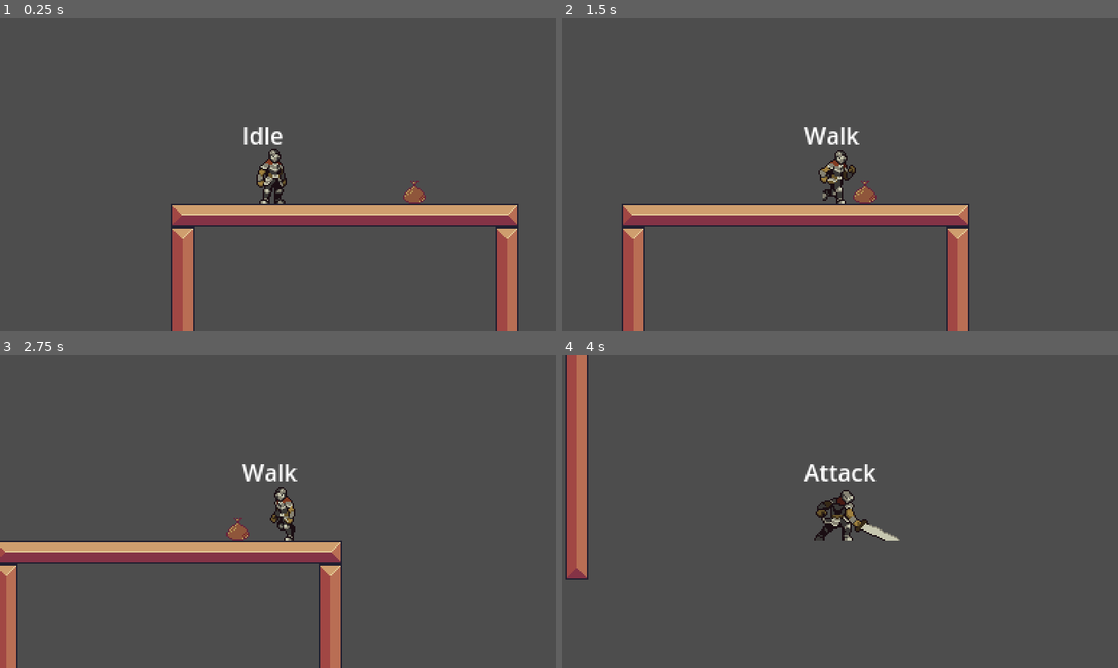
Above: before the commit, frames 1-4 (two rows, left to right).
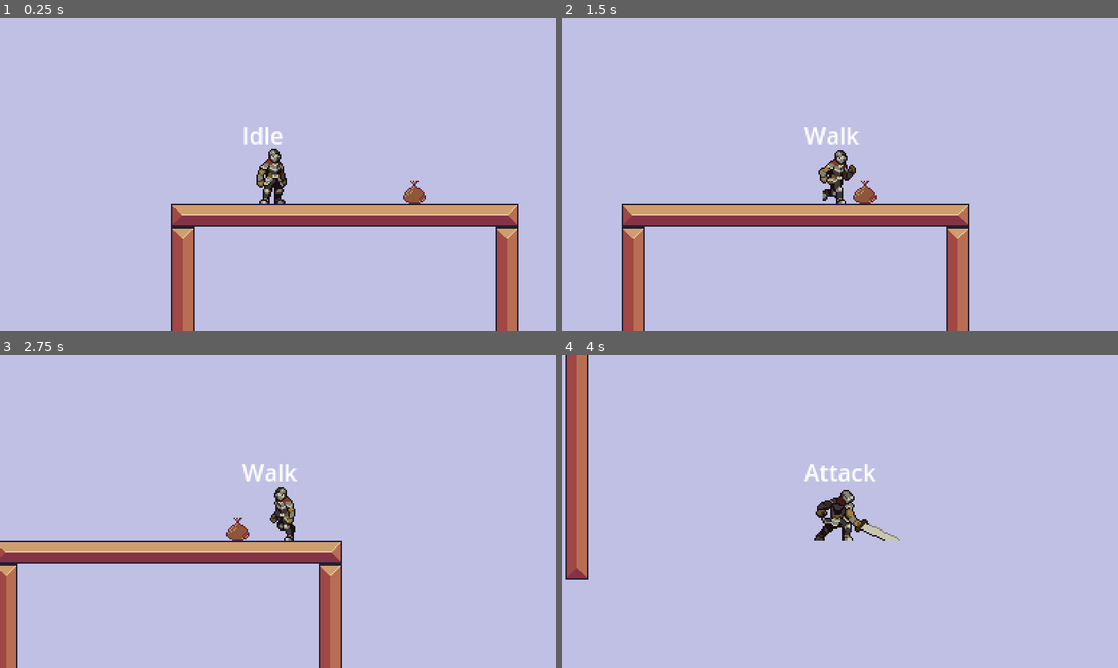
Above: after the commit, the same moments.

Repository: sschellhoff/godot_platformer
Game: Godot game, scene res://Game.tscn
Same seed, same stepped clock (60 frames per second), same inputs: the game is played once before the commit and once after it.
Inputs:
- Up to frame 1 (0.25 s): no input
- Up to frame 2 (1.5 s): tap Enter (dash) at 0.5, 1.35 s; hold T (right) from 0.53 s (still down); tap Ctrl (attack) at 0.6 s; tap Space (jump) at 0.77 s
- Up to frame 3 (2.75 s): tap Space (jump) at 1.52 s; release T (right) at 2.03 s; hold R (left) from 2.03 s (still down); tap Ctrl (attack) at 2.1 s
- Up to frame 4 (4 s): release R (left) at 2.78 s; hold T (right) from 2.78 s (still down); tap Enter (dash) at 2.85 s; tap Space (jump) at 3.02, 3.77 s; tap Ctrl (attack) at 3.6 s

The runs differ from the first frame. In frame 1, 92% of the frame differs, in the area x 0-100%, y 0-100%; in frame 2, 92%; in frame 3, 92%; in frame 4, 96%.

Commit message:
changed background color

Diff:
--- a/project.godot
+++ b/project.godot
@@ -67,3 +67,4 @@
 
 textures/canvas_textures/default_texture_filter=0
 textures/vram_compression/import_s3tc_bptc=true
+environment/defaults/default_clear_color=Color(0.750745, 0.752898, 0.890404, 1)
